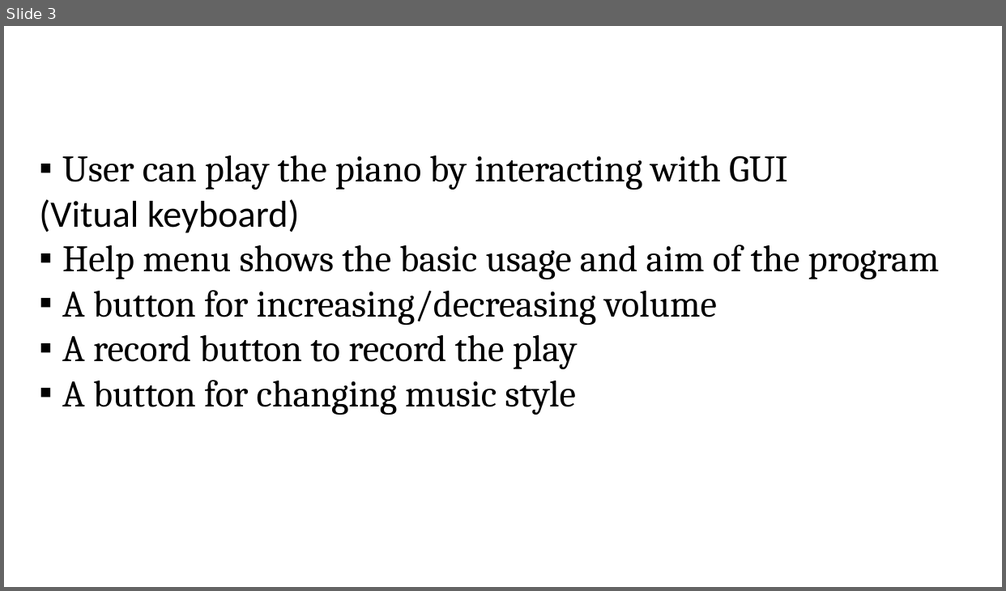
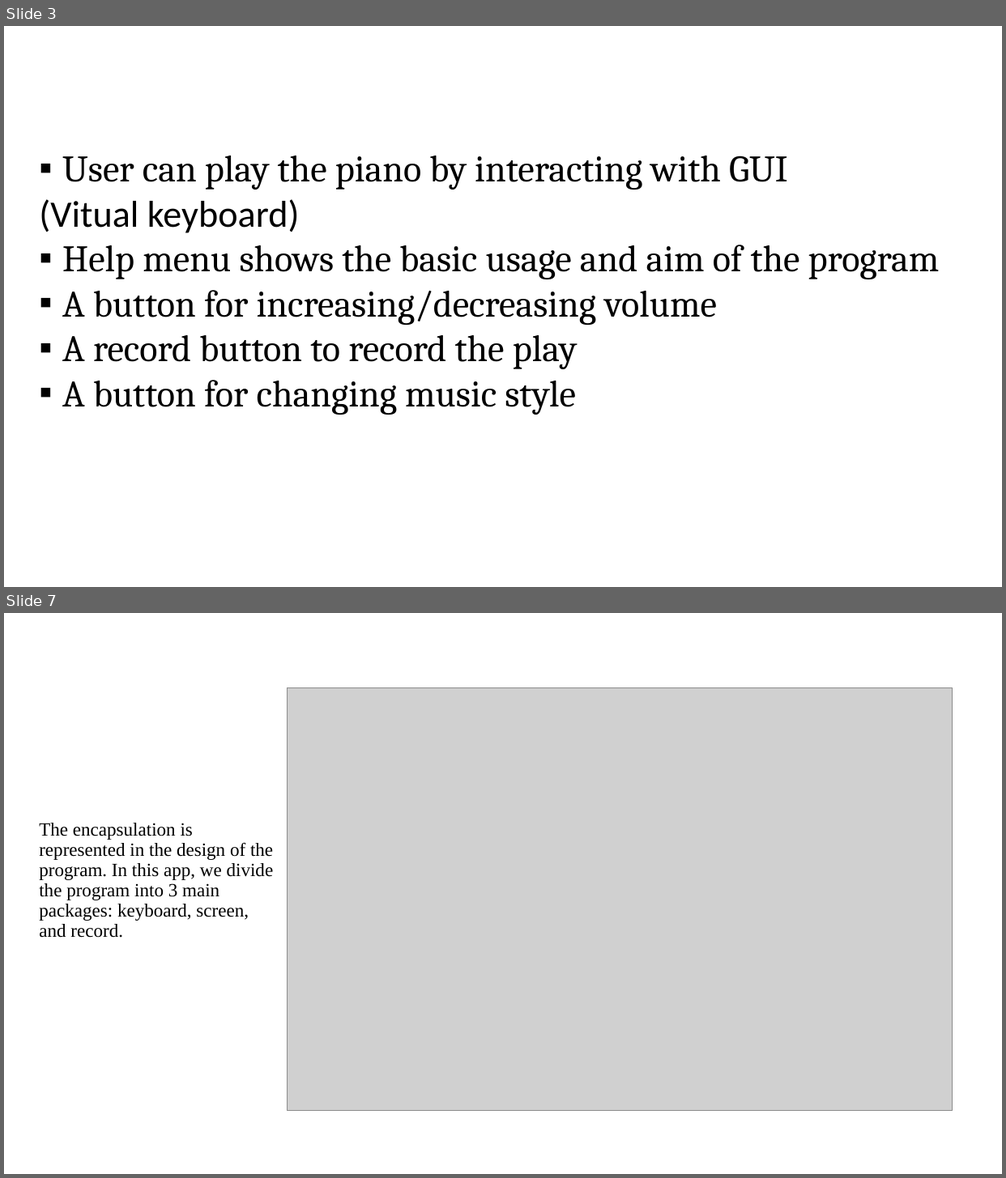
Before and after one commit to giangNT1609/SimplePianoJavaApp, a slide deck: presentation/OOP.pptx. Shown one above the other, each under a label of ours: slide 3 before the commit, slides 3 and 7 after it; the slides between them are not shown. The pictures are 1006x591 and 1006x1178 pixels, drawn with LibreOffice and Linux fonts; fonts in the diff are those of the drawing; grey boxes stand for pictures; background and template pictures are left out. Boxes give left, top, right and bottom in pixels: in the first picture for what was removed or moved away, otherwise in the second. Text is boxed around its words. In the diff, an @@ line names an element or a change of style, - is before the commit and + after.

```diff
--- a/presentation/OOP.pptx
+++ b/presentation/OOP.pptx
@@ slide 7 added at [4, 613, 1002, 1174], background picture (left out) @@
@@ picture added at [287, 688, 952, 1111] @@
@@ text added at [39, 823, 274, 938], 18 pt, text #000000 @@
+The encapsulation is represented in the design of the program. In this app, we divide the program into 3 main packages: keyboard, screen, and record.
@@ title added at [73, 823, 176, 840], 28 pt, text #FFFFFF, bold @@
+Encapsulation
```
Also in this commit, not shown: 6 slides changed, 1 slide removed, 22 other files.
